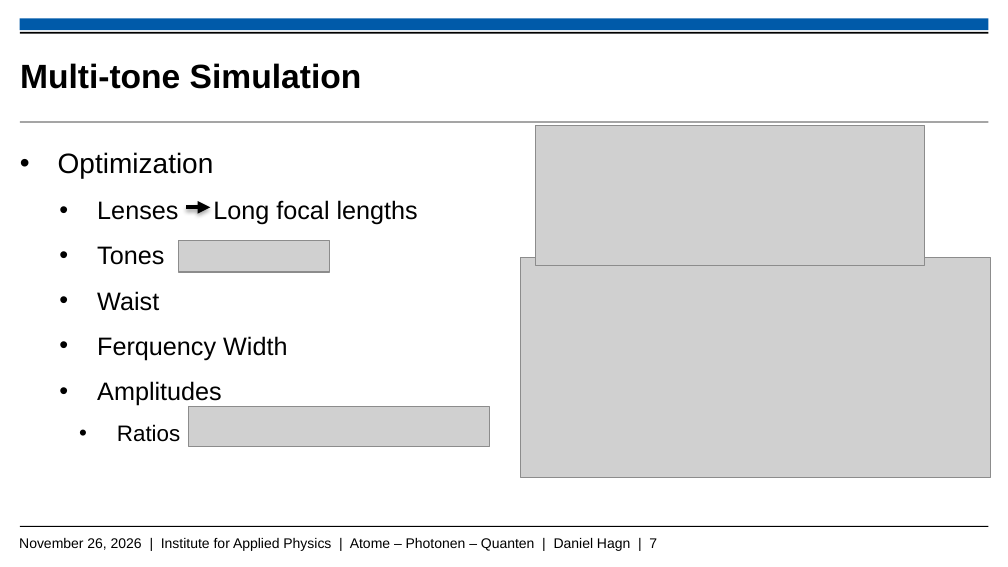
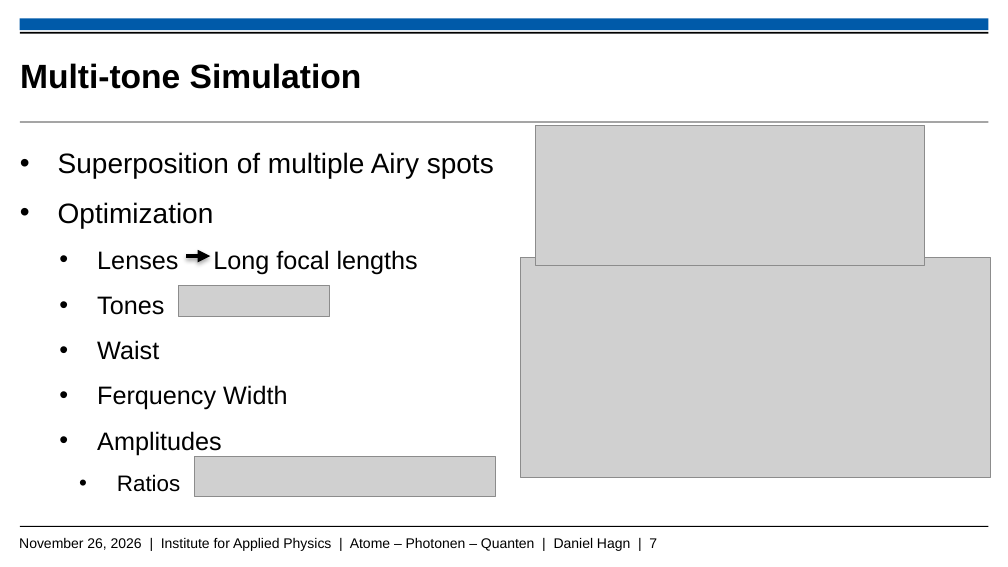
Before and after one commit to Daniel-Hagn-physik/Masterthesis_Backup, a slide deck: slide 7 of Hagn_Daniel_Mastervortrag.pptx. Drawn at 1008x567 pixels with LibreOffice and Linux fonts; fonts in the diff are those of the drawing; grey boxes stand for pictures; background and template pictures are left out. Boxes give left, top, right and bottom in pixels: in the first picture for what was removed or moved away, otherwise in the second. Text is boxed around its words. In the diff, an @@ line names an element or a change of style, - is before the commit and + after.

```diff
--- a/Hagn_Daniel_Mastervortrag.pptx
+++ b/Hagn_Daniel_Mastervortrag.pptx
@@ text at [58,152,494,178]: paragraph added @@
+• Superposition of multiple Airy spots
@@ arrow moved from (186, 208) - (211, 208) to (186, 256) - (211, 256) @@
@@ picture: place and size @@
-picture at [178,241,330,272]
+picture at [178,285,330,317]
@@ picture: place and size @@
-picture at [188,407,490,448]
+picture at [195,457,496,497]
```
Also in this commit, not shown: 2 other slides changed.
